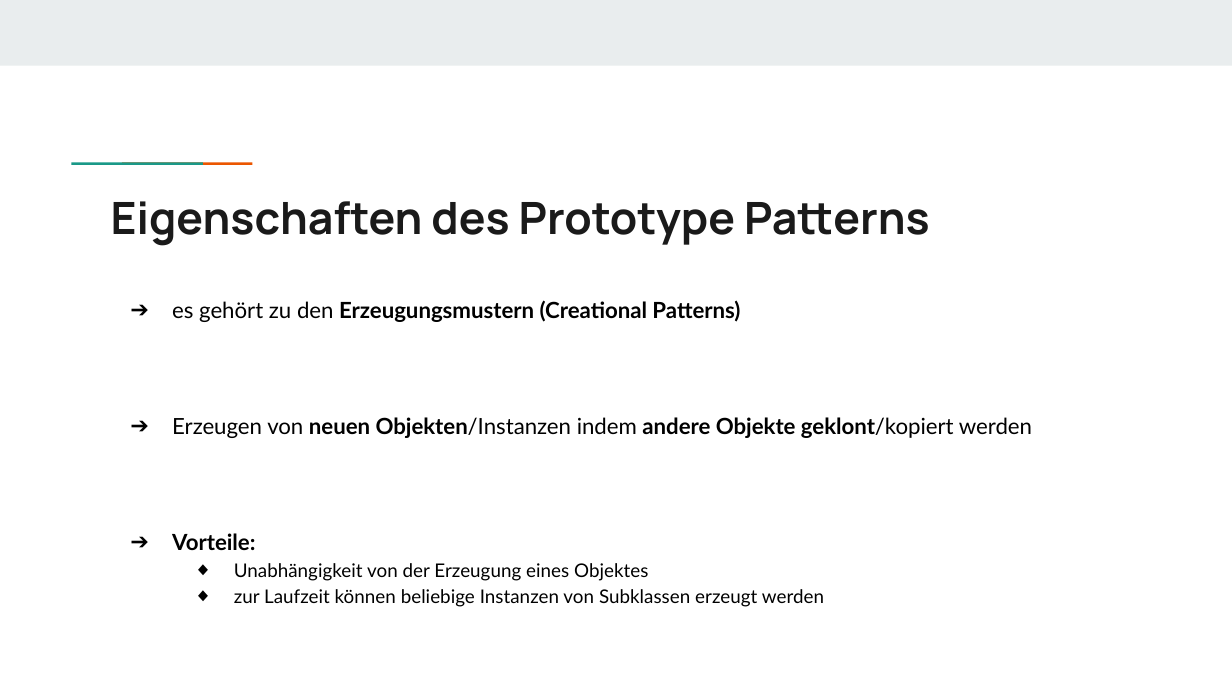
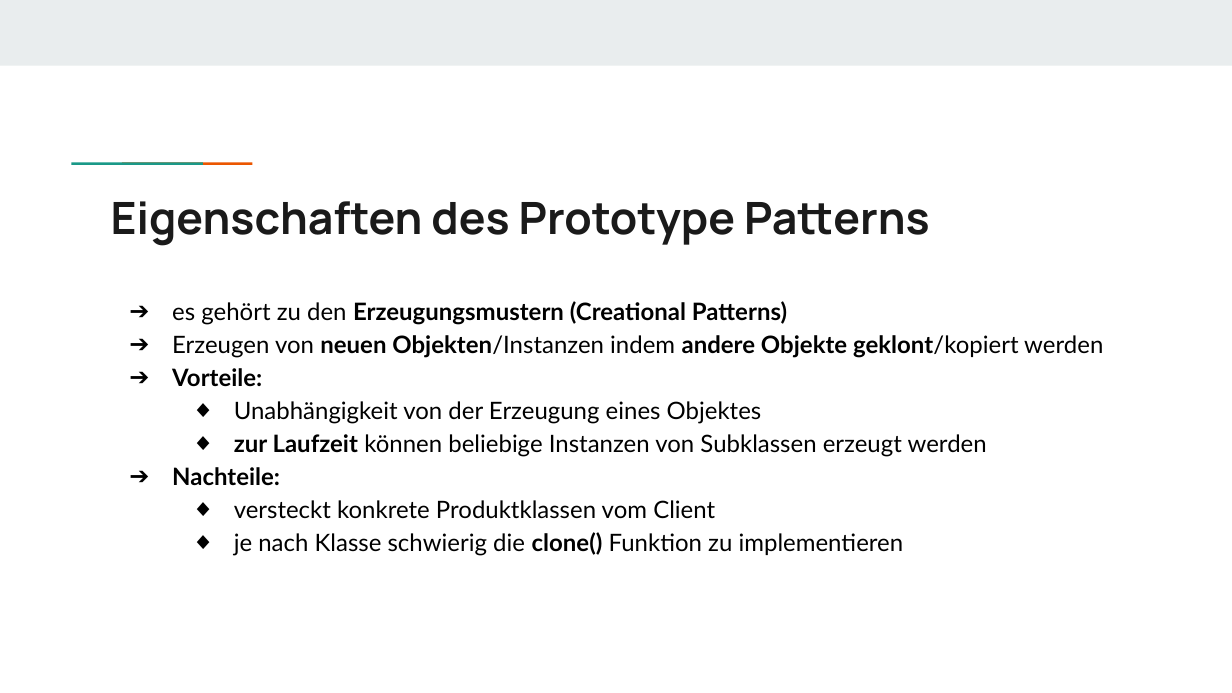
Before and after one commit to wwi17seb/software-engineering, a slide deck: slide 2 of 1_Präsentationen/Prototype Design Pattern/Prototype Design Pattern.pptx. Drawn at 1232x693 pixels with LibreOffice and Linux fonts; fonts in the diff are those of the drawing. Boxes give left, top, right and bottom in pixels: in the first picture for what was removed or moved away, otherwise in the second. Text is boxed around its words. In the diff, an @@ line names an element or a change of style, - is before the commit and + after.

Commit message:
neuere Version

```diff
--- a/1_Präsentationen/Prototype Design Pattern/Prototype Design Pattern.pptx
+++ b/1_Präsentationen/Prototype Design Pattern/Prototype Design Pattern.pptx
@@ text at (172,301,1103,457): size 13 to 14 pt in "es gehört zu den Erzeugungsmustern (Creational Patterns)", "Erzeugen von neuen Objekten/Instanzen indem andere Objekte ...", "Vorteile:"; size 11 to 14 pt in "Unabhängigkeit von der Erzeugung eines Objektes", "zur Laufzeit können beliebige Instanzen von Subklassen ..."; bold on in "zur Laufzeit"; indent changed; less space between paragraphs @@
@@ text at (172,467,904,556): paragraphs added @@
+➔ Nachteile:
+  ◆ versteckt konkrete Produktklassen vom Client
+  ◆ je nach Klasse schwierig die clone() Funktion zu implementieren
```
